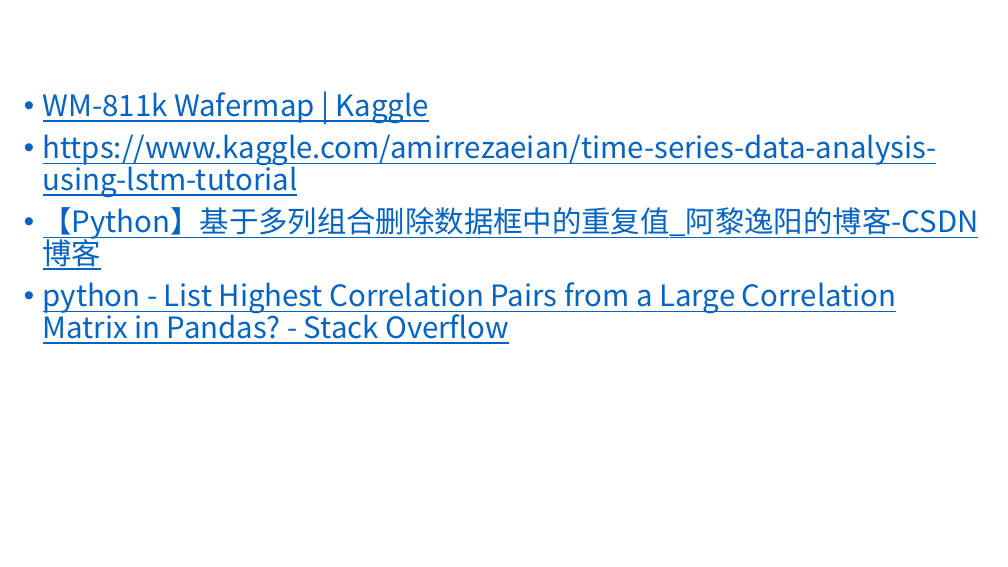
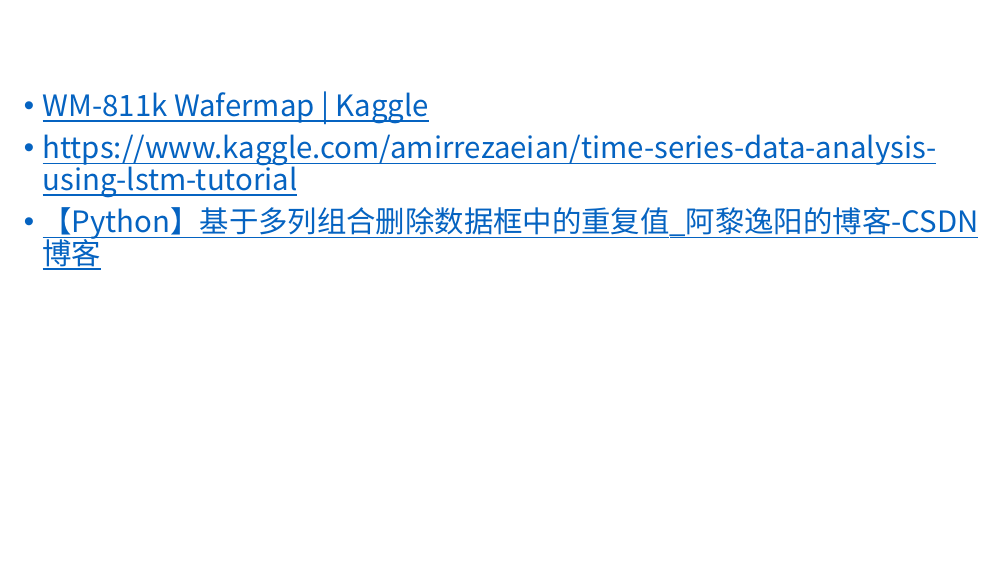
Before and after one commit to gitwetguy/FDC, a slide deck: slide 14 of FDC_note.pptx (slide 6 before the commit). Drawn at 1008x567 pixels with LibreOffice and Linux fonts; fonts in the diff are those of the drawing. Boxes give left, top, right and bottom in pixels: in the first picture for what was removed or moved away, otherwise in the second. Text is boxed around its words. In the diff, an @@ line names an element or a change of style, - is before the commit and + after.

```diff
--- a/FDC_note.pptx
+++ b/FDC_note.pptx
@@ text at (x1=43, y1=282, x2=897, y2=344): paragraph removed @@
-• python - List Highest Correlation Pairs from a Large Correlation Matrix in Pandas? - Stack Overflow
```
Also in this commit, not shown: 1 other slide changed, 12 slides added, 4 slides removed.
